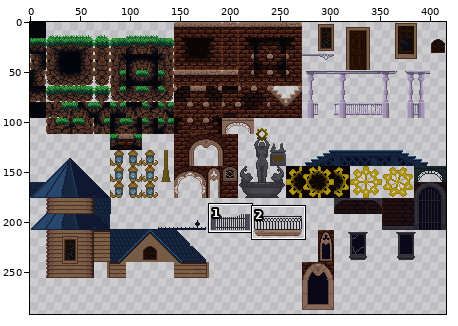
File history of a sprite sheet, Assets/Sprites/TileSets/City/CityTiles.png. Above, an overview of the earlier version with the close-up marked.
Close-up. First the earlier version:
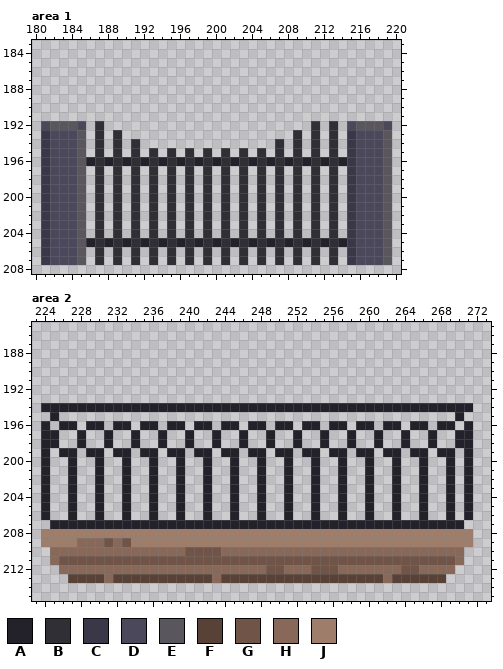
The file is 416x320 pixels. Colours within 5 levels of each other are drawn and written as one. Shown: area 1: x 180..220, y 183..208; area 2: x 223..273, y 185..215. The wide view leaves out empty margins.
Palette (. is transparent): A #23212a  B #302f36  C #3a3748  D #4b485c  E #59565e  F #584237  G #6f5447  H #886959  J #9f7d6b
Pixels before, area 1, first column x 181:
192 DEEED.B.......................B.B.DEEED
193 CDDDE.B.B...................B.B.B.CDDDE
194 CDDDE.B.B.B...............B.B.B.B.CDDDE
195 CDDDE.B.B.B.B.B.B.B.B.B.B.B.B.B.B.CDDDE
196 CDDDEABABABABABABABABABABABABABABACDDDE
197 CDDDE.B.B.B.B.B.B.B.B.B.B.B.B.B.B.CDDDE
198 CDDDE.B.B.B.B.B.B.B.B.B.B.B.B.B.B.CDDDE
199 CDDDE.B.B.B.B.B.B.B.B.B.B.B.B.B.B.CDDDE
200 CDDDE.B.B.B.B.B.B.B.B.B.B.B.B.B.B.CDDDE
201 CDDDE.B.B.B.B.B.B.B.B.B.B.B.B.B.B.CDDDE
202 CDDDE.B.B.B.B.B.B.B.B.B.B.B.B.B.B.CDDDE
203 CDDDE.B.B.B.B.B.B.B.B.B.B.B.B.B.B.CDDDE
204 CDDDE.B.B.B.B.B.B.B.B.B.B.B.B.B.B.CDDDE
205 CDDDEABABABABABABABABABABABABABABACDDDE
206 CDDDE.B.B.B.B.B.B.B.B.B.B.B.B.B.B.CDDDE
207 CDDDE.B.B.B.B.B.B.B.B.B.B.B.B.B.B.CDDDE
Pixels before, area 2, first column x 224:
194 AAAAAAAAAAAAAAAAAAAAAAAAAAAAAAAAAAAAAAAAAAAAAAAA
195 .A............................................A.
196 A.AA.AA.AA.AA.AA.AA.AA.AA.AA.AA.AA.AA.AA.AA.AA.A
197 AA..A..A..A..A..A..A..A..A..A..A..A..A..A..A..AA
198 AA..A..A..A..A..A..A..A..A..A..A..A..A..A..A..AA
199 A.AA.AA.AA.AA.AA.AA.AA.AA.AA.AA.AA.AA.AA.AA.AA.A
200 A..A..A..A..A..A..A..A..A..A..A..A..A..A..A..A.A
201 A..A..A..A..A..A..A..A..A..A..A..A..A..A..A..A.A
202 A..A..A..A..A..A..A..A..A..A..A..A..A..A..A..A.A
203 A..A..A..A..A..A..A..A..A..A..A..A..A..A..A..A.A
204 A..A..A..A..A..A..A..A..A..A..A..A..A..A..A..A.A
205 A..A..A..A..A..A..A..A..A..A..A..A..A..A..A..A.A
206 A..A..A..A..A..A..A..A..A..A..A..A..A..A..A..A.A
207 .AAAAAAAAAAAAAAAAAAAAAAAAAAAAAAAAAAAAAAAAAAAAAA.
208 JJJJJJJJJJJJJJJJJJJJJJJJJJJJJJJJJJJJJJJJJJJJJJJJ
209 JJJJHHHGHGJJJJJJJJJJJJJJJJJJJJJJJJJJJJJJJJJJJJJJ
210 .HHHHHHHHHHHHHHHGGGGHHHHHHHHHHHHHHHHHHHHHHHHHHH.
211 .HGGGGGGGGGGGGGGGGGGGGGGGGGGGGGGGGGGGGGGGGGGGGH.
212 ..HHHHHHHHHHHHHHHHHHHHHHHGGHHHGGGHHHHHHHGGHHHH..
213 ...FFFFHFFFFFFFFFFFHFFFFFFFFFFFFFFFFFFHFFFFFF...
Now the later version:
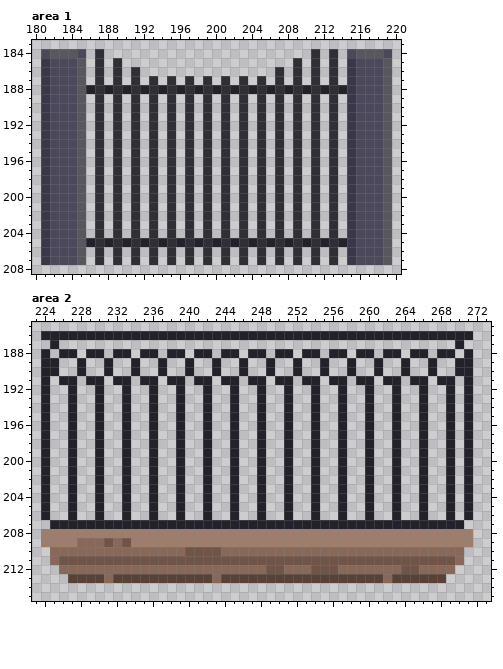
The exact change:
Area 1:
y 184: x 181..185 ..... -> DEEED; x 187 . -> B; x 211 . -> B; x 213 . -> B; x 215..219 ..... -> DEEED
y 185: x 181..185 ..... -> CDDDE; x 187 . -> B; x 189 . -> B; x 209 . -> B; x 211 . -> B; x 213 . -> B; x 215..219 ..... -> CDDDE
y 186: x 181..185 ..... -> CDDDE; x 187 . -> B; x 189 . -> B; x 191 . -> B; x 207 . -> B; x 209 . -> B; x 211 . -> B; x 213 . -> B; x 215..219 ..... -> CDDDE
y 187: x 181..185 ..... -> CDDDE; x 187 . -> B; x 189 . -> B; x 191 . -> B; x 193 . -> B; x 195 . -> B; x 197 . -> B; x 199 . -> B; x 201 . -> B; x 203 . -> B; x 205 . -> B; x 207 . -> B; x 209 . -> B; x 211 . -> B; x 213 . -> B; x 215..219 ..... -> CDDDE
y 188: x 181..219 ....................................... -> CDDDEABABABABABABABABABABABABABABACDDDE
y 189..191: x 181..185 ..... -> CDDDE; x 187 . -> B; x 189 . -> B; x 191 . -> B; x 193 . -> B; x 195 . -> B; x 197 . -> B; x 199 . -> B; x 201 . -> B; x 203 . -> B; x 205 . -> B; x 207 . -> B; x 209 . -> B; x 211 . -> B; x 213 . -> B; x 215..219 ..... -> CDDDE
y 192: x 181..185 DEEED -> CDDDE; x 189 . -> B; x 191 . -> B; x 193 . -> B; x 195 . -> B; x 197 . -> B; x 199 . -> B; x 201 . -> B; x 203 . -> B; x 205 . -> B; x 207 . -> B; x 209 . -> B; x 215..219 DEEED -> CDDDE
y 193: x 191 . -> B; x 193 . -> B; x 195 . -> B; x 197 . -> B; x 199 . -> B; x 201 . -> B; x 203 . -> B; x 205 . -> B; x 207 . -> B
y 194: x 193 . -> B; x 195 . -> B; x 197 . -> B; x 199 . -> B; x 201 . -> B; x 203 . -> B; x 205 . -> B
y 196: x 186 A -> .; x 188 A -> .; x 190 A -> .; x 192 A -> .; x 194 A -> .; x 196 A -> .; x 198 A -> .; x 200 A -> .; x 202 A -> .; x 204 A -> .; x 206 A -> .; x 208 A -> .; x 210 A -> .; x 212 A -> .; x 214 A -> .
Area 2:
y 186: x 224..271 ................................................ -> AAAAAAAAAAAAAAAAAAAAAAAAAAAAAAAAAAAAAAAAAAAAAAAA
y 187: x 225 . -> A; x 270 . -> A
y 188: x 224 . -> A; x 226..227 .. -> AA; x 229..230 .. -> AA; x 232..233 .. -> AA; x 235..236 .. -> AA; x 238..239 .. -> AA; x 241..242 .. -> AA; x 244..245 .. -> AA; x 247..248 .. -> AA; x 250..251 .. -> AA; x 253..254 .. -> AA; x 256..257 .. -> AA; x 259..260 .. -> AA; x 262..263 .. -> AA; x 265..266 .. -> AA; x 268..269 .. -> AA; x 271 . -> A
y 189..190: x 224..225 .. -> AA; x 228 . -> A; x 231 . -> A; x 234 . -> A; x 237 . -> A; x 240 . -> A; x 243 . -> A; x 246 . -> A; x 249 . -> A; x 252 . -> A; x 255 . -> A; x 258 . -> A; x 261 . -> A; x 264 . -> A; x 267 . -> A; x 270..271 .. -> AA
y 191: x 224 . -> A; x 226..227 .. -> AA; x 229..230 .. -> AA; x 232..233 .. -> AA; x 235..236 .. -> AA; x 238..239 .. -> AA; x 241..242 .. -> AA; x 244..245 .. -> AA; x 247..248 .. -> AA; x 250..251 .. -> AA; x 253..254 .. -> AA; x 256..257 .. -> AA; x 259..260 .. -> AA; x 262..263 .. -> AA; x 265..266 .. -> AA; x 268..269 .. -> AA; x 271 . -> A
y 192..193: x 224 . -> A; x 227 . -> A; x 230 . -> A; x 233 . -> A; x 236 . -> A; x 239 . -> A; x 242 . -> A; x 245 . -> A; x 248 . -> A; x 251 . -> A; x 254 . -> A; x 257 . -> A; x 260 . -> A; x 263 . -> A; x 266 . -> A; x 269 . -> A; x 271 . -> A
y 194: x 225..226 AA -> ..; x 228..229 AA -> ..; x 231..232 AA -> ..; x 234..235 AA -> ..; x 237..238 AA -> ..; x 240..241 AA -> ..; x 243..244 AA -> ..; x 246..247 AA -> ..; x 249..250 AA -> ..; x 252..253 AA -> ..; x 255..256 AA -> ..; x 258..259 AA -> ..; x 261..262 AA -> ..; x 264..265 AA -> ..; x 267..268 AA -> ..; x 270 A -> .
y 195: x 224..225 .A -> A.; x 227 . -> A; x 230 . -> A; x 233 . -> A; x 236 . -> A; x 239 . -> A; x 242 . -> A; x 245 . -> A; x 248 . -> A; x 251 . -> A; x 254 . -> A; x 257 . -> A; x 260 . -> A; x 263 . -> A; x 266 . -> A; x 269..271 .A. -> A.A
y 196: x 226 A -> .; x 229 A -> .; x 232 A -> .; x 235 A -> .; x 238 A -> .; x 241 A -> .; x 244 A -> .; x 247 A -> .; x 250 A -> .; x 253 A -> .; x 256 A -> .; x 259 A -> .; x 262 A -> .; x 265 A -> .; x 268 A -> .
y 197..198: x 225 A -> .; x 227..228 .A -> A.; x 230..231 .A -> A.; x 233..234 .A -> A.; x 236..237 .A -> A.; x 239..240 .A -> A.; x 242..243 .A -> A.; x 245..246 .A -> A.; x 248..249 .A -> A.; x 251..252 .A -> A.; x 254..255 .A -> A.; x 257..258 .A -> A.; x 260..261 .A -> A.; x 263..264 .A -> A.; x 266..267 .A -> A.; x 269..270 .A -> A.
y 199: x 226 A -> .; x 229 A -> .; x 232 A -> .; x 235 A -> .; x 238 A -> .; x 241 A -> .; x 244 A -> .; x 247 A -> .; x 250 A -> .; x 253 A -> .; x 256 A -> .; x 259 A -> .; x 262 A -> .; x 265 A -> .; x 268 A -> .
Where, in picture pixels (left, top, right, bottom), the same in both close-ups:
changed: (41, 49, 392, 166)
changed: (41, 331, 473, 457)
